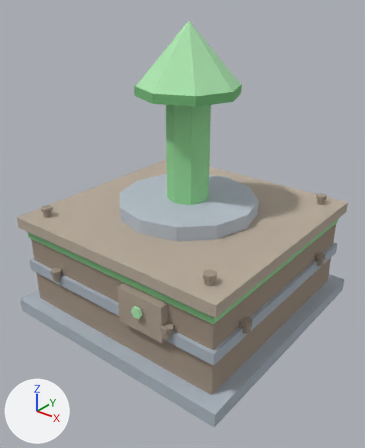
Before and after pictures for a commit that changed the glTF model buildings/source/models/source_flat.glb.
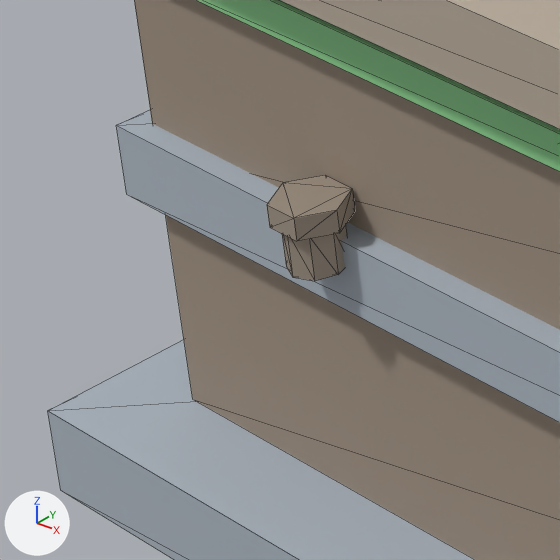
The first picture shows the older version from a camera (50 mm lens) standing at (2.05, -2.63, 2.28) and looking at (0.05, -0.13, 0.73). The close-ups show the older and then the newer version on the part from 4% to 25% of the width and 54% to 71% of the height of that picture. Only the edits that show in the close-ups are written down. The lights are fixed; the arrows at lower left show +X, +Y and +Z. The close-ups show mesh edges as thin lines. Where no turn or scale is listed for an object, it has been applied to the vertices. Vertices at exactly the same position are counted once.

Script lines for the objects in view, before the commit:
```python
me_bolt_011 = bpy.data.meshes.new('Bolt.011')
me_bolt_011.from_pydata(...)  # 28 vertices, 42 faces; spans x -0.04..0.04, y -0.0346..0.0346, z -0.05..0.025
me_bolt_011.materials.append(mat_boltmat)  # beige #a09485
me_box_002 = bpy.data.meshes.new('Box.002')
me_box_002.from_pydata(...)  # a box spanning x -0.82..0.82, y -0.82..0.82, z 0.0..0.08
me_box_002.materials.append(mat_boxmat)  # light grey #adb7c1
me_box_004 = bpy.data.meshes.new('Box.004')
me_box_004.from_pydata(...)  # a box spanning x -0.85..0.85, y -0.85..0.85, z 0.0..0.08
me_box_004.materials.append(mat_boxmat_003)  # grey #b8ab9b
ob_band = bpy.data.objects.new('Band', me_box_002)
ob_band.location = (0.0, 0.007, 0.35)
ob_bolt_11 = bpy.data.objects.new('Bolt_11', me_bolt_011)
ob_bolt_11.location = (-0.5, -0.83, 0.45)
ob_roof = bpy.data.objects.new('Roof', me_box_004)
ob_roof.location = (0.0, 0.0, 0.7)
# also in view: 'GreenStripe' at (0.0, 0.0, 0.64); 'BasePlatform' at (0.0, 0.0, 0.05); 'Body' at (0.0, 0.01, 0.4)
```
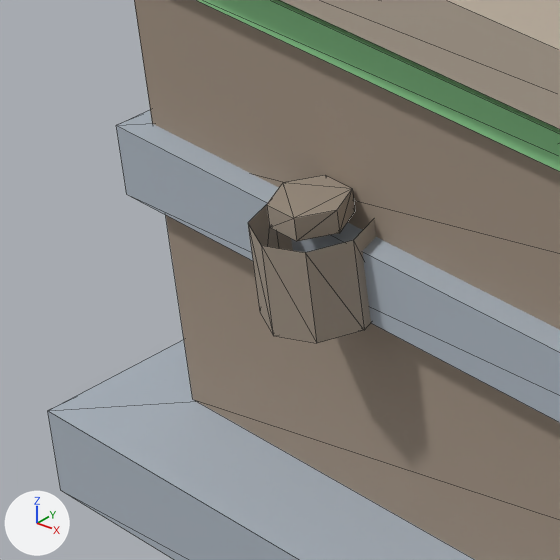
The newer file is also rescaled (x0.5) as a whole; pictures and numbers use the older file's frame.

Boxes [x1, y1, x2, y2] around the edits, measured in the close-ups (560 x 560 px; the box of a moved part takes in the faces that stretch with it):
'Bolt_11', reshaped
    before: [267, 175, 355, 281]
    after: [248, 175, 376, 343]
part 1 of me_bolt_011, moved or reshaped
    before: [282, 226, 347, 281]
    after: [248, 204, 376, 343]

The change in detail:
me_bolt_011 is used by ob_bolt_11; location (-0.5, -0.83, 0.45).
me_bolt_011 had 28 vertices, 42 faces and spanned x -0.04..0.04, y -0.0346..0.0346, z -0.05..0.025.
me_bolt_011 now has 28 vertices, 42 faces and spans x -0.06..0.06, y -0.06..0.06, z -0.1..0.025.
me_bolt_011 part 1: the loose piece of 16 vertices spanning x -0.03..0.03, y -0.03..0.03, z -0.05..0.0 is scaled about the mesh origin by 2.
